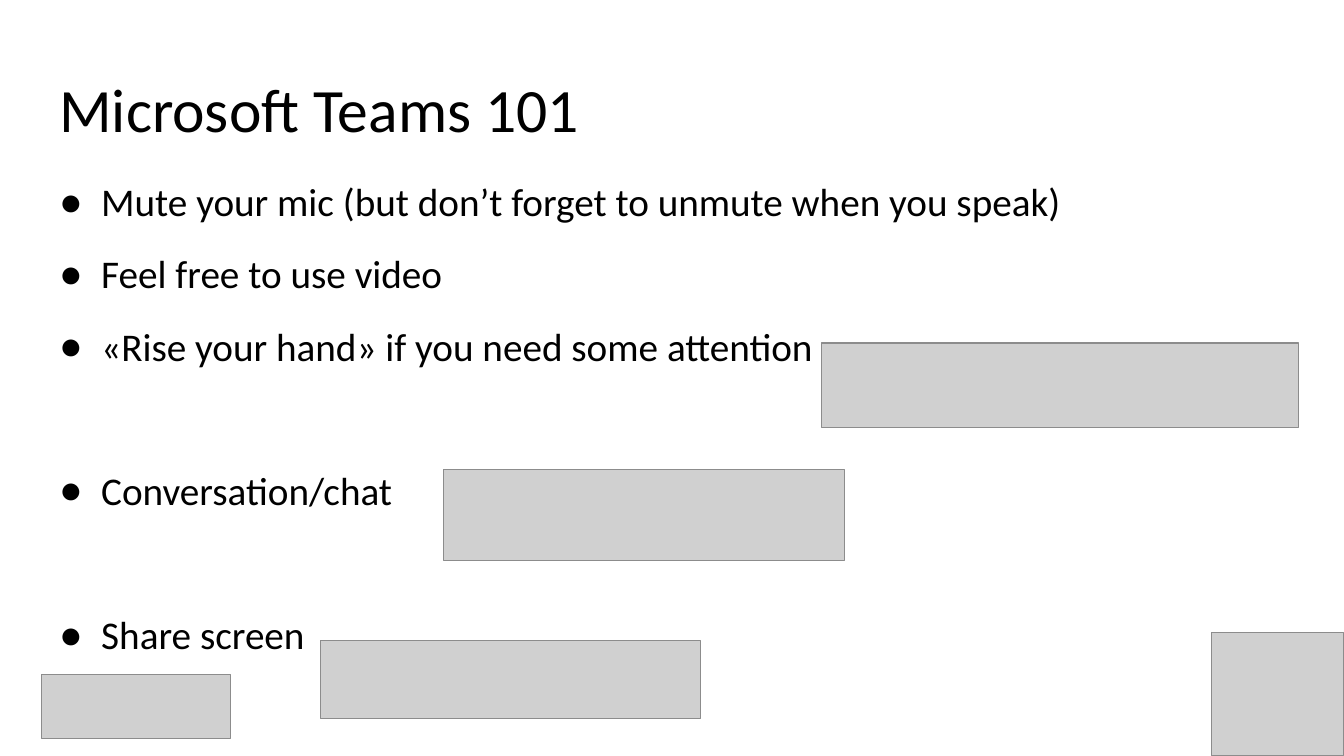
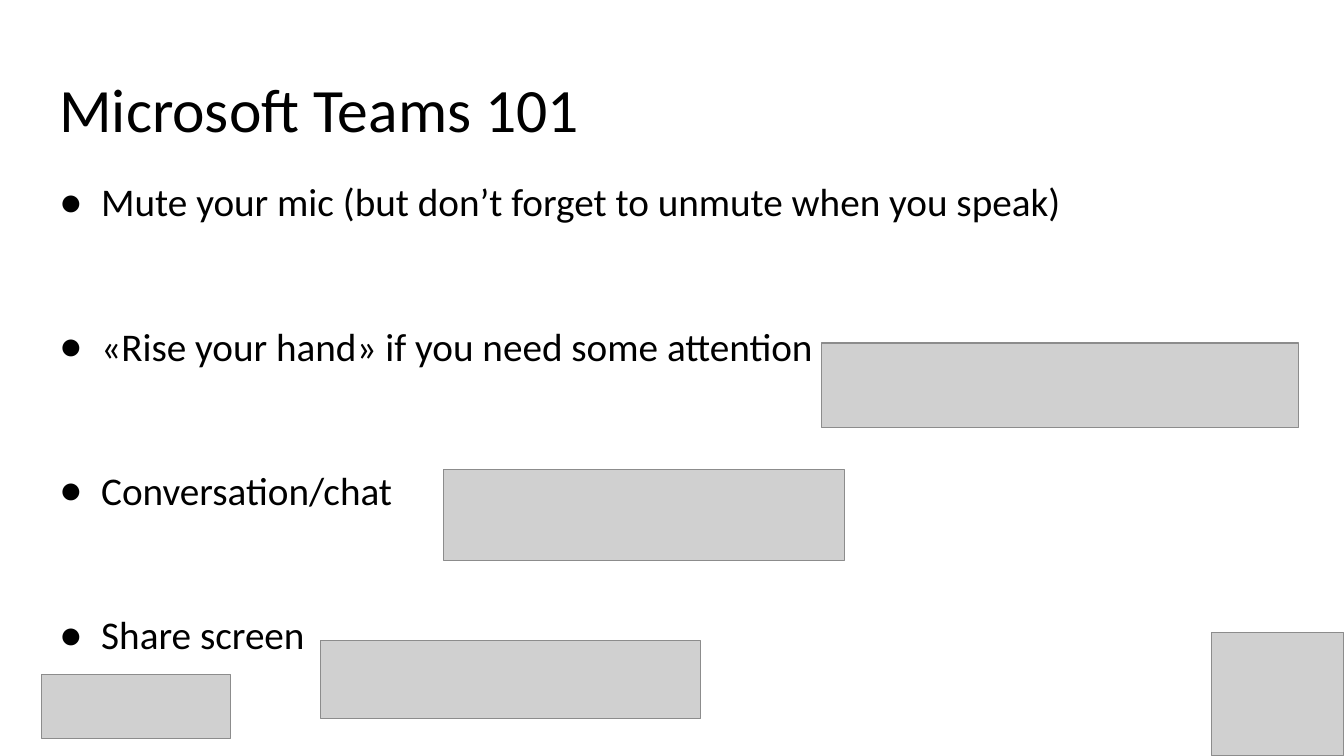
Before and after one commit to Infrastructure-AsCode/azure-private-links-labs, a slide deck: slide 4 of slides/private-links.pptx. Drawn at 1344x756 pixels with LibreOffice and Linux fonts; fonts in the diff are those of the drawing; grey boxes stand for pictures. Boxes give left, top, right and bottom in pixels: in the first picture for what was removed or moved away, otherwise in the second. Text is boxed around its words. In the diff, an @@ line names an element or a change of style, - is before the commit and + after.

```diff
--- a/slides/private-links.pptx
+++ b/slides/private-links.pptx
@@ text at bbox=[101, 260, 442, 289]: paragraph removed @@
-● Feel free to use video
```
Also in this commit, not shown: 3 other slides changed, 4 slides added, 1 slide removed, 1 other file.
